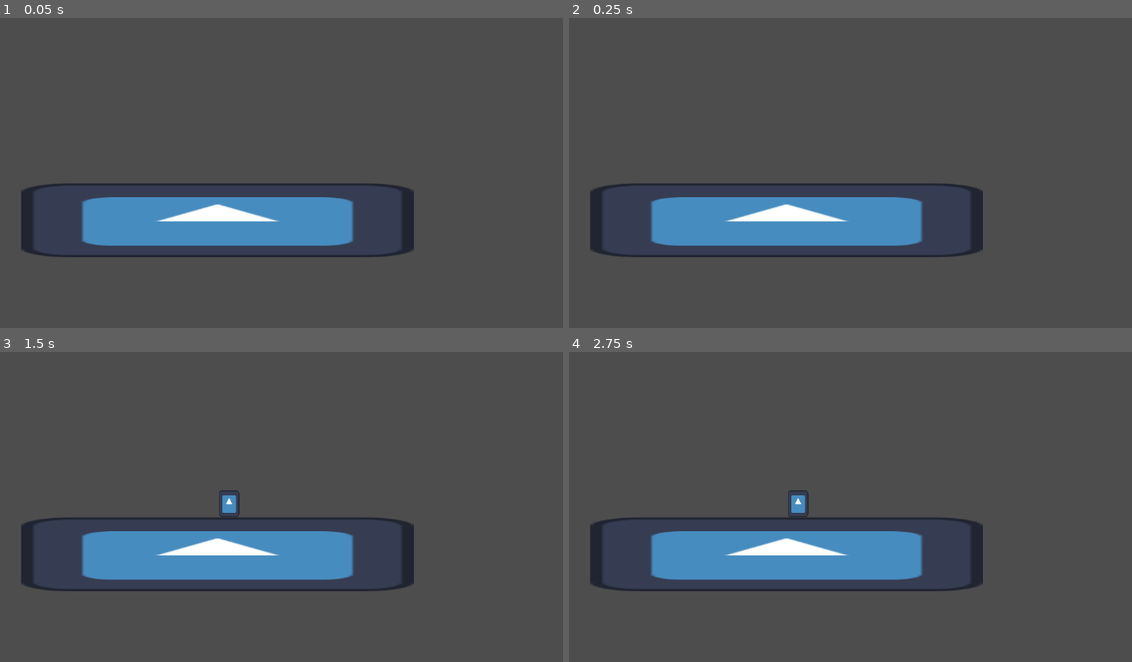
Above: before the commit, frames 1-4 (two rows, left to right).
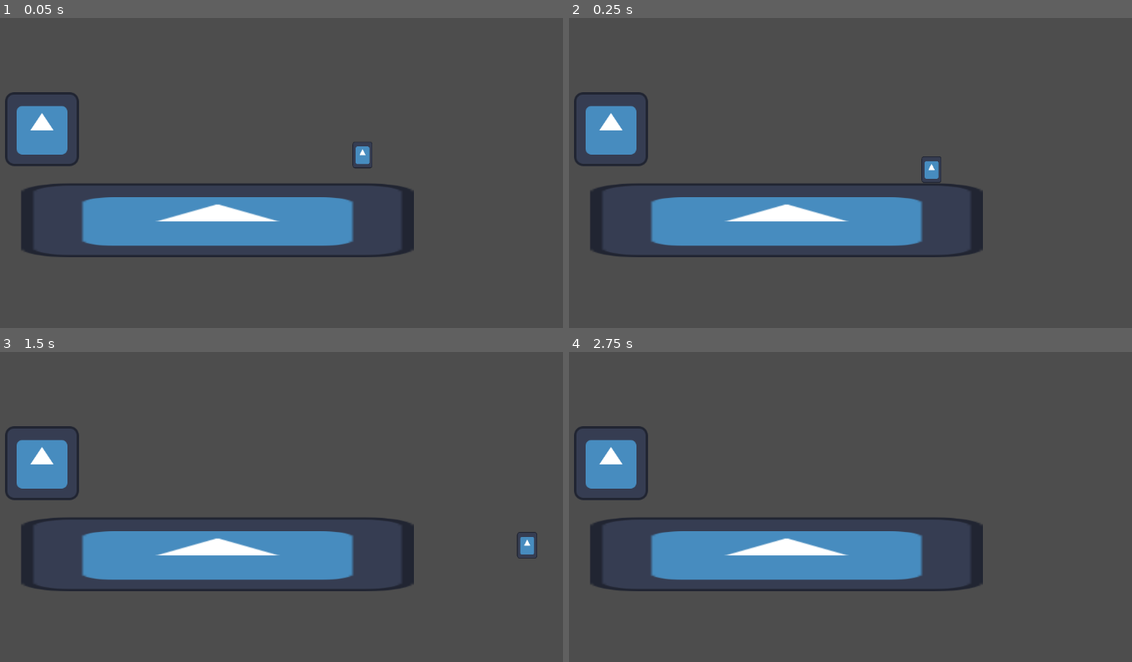
Above: after the commit, the same moments.

Repository: Pini02/Sound_check_demo
Game: Godot game, scene res://main_scene.tscn
Same seed, same stepped clock (60 frames per second), same inputs: the game is played once before the commit and once after it. The engine's default icon, where the game draws it, is replaced by a stand-in: a white triangle on a blue panel in a dark square.
Inputs:
- Up to frame 1 (0.05 s): no input
- Up to frame 2 (0.25 s): no input
- Up to frame 3 (1.5 s): tap Enter (ui_accept) at 0.5, 0.6, 0.77, 1.07, 1.35 s; hold Right (ui_right) from 0.53 s (still down)
- Up to frame 4 (2.75 s): tap Enter (ui_accept) at 1.52, 1.82, 2, 2.1 s; release Right (ui_right) at 2.03 s; hold Left (ui_left) from 2.03 s (still down)

The runs differ from the first frame. In frame 1, 2.0% of the frame differs, in the area x 0-67%, y 23-49%; in frame 2, 2.0%; in frame 3, 2.2%, in the area x 0-96%, y 23-67%; in frame 4, 2.0%.

Commit message:
scene oggetto e personaggio(muovibile) aggiornamento main scene

Diff:
--- /dev/null
+++ b/Character.gd
@@ -0,0 +1,30 @@
+extends CharacterBody2D
+
+
+const SPEED = 300.0
+const JUMP_VELOCITY = -400.0
+
+# Get the gravity from the project settings to be synced with RigidBody nodes.
+var gravity = ProjectSettings.get_setting("physics/2d/default_gravity")
+var inventory=[]
+
+func _physics_process(delta):
+	# Add the gravity.
+	if not is_on_floor():
+		velocity.y += gravity * delta
+
+	# Handle jump.
+	if Input.is_action_just_pressed("ui_accept") and is_on_floor():
+		velocity.y = JUMP_VELOCITY
+
+	# Get the input direction and handle the movement/deceleration.
+	# As good practice, you should replace UI actions with custom gameplay actions.
+	var direction = Input.get_axis("ui_left", "ui_right")
+	if direction:
+		velocity.x = direction * SPEED
+	else:
+		velocity.x = move_toward(velocity.x, 0, SPEED)
+
+	move_and_slide()
+func add_inventory(item):
+	inventory.append(item)
--- /dev/null
+++ b/Character.tscn
@@ -0,0 +1,20 @@
+[gd_scene load_steps=4 format=3 uid="uid://ca57xvfflocws"]
+
+[ext_resource type="Script" path="res://Character.gd" id="1_6u01h"]
+[ext_resource type="Texture2D" uid="uid://jvd2ndo5tj8k" path="res://icon.svg" id="1_vvdd3"]
+
+[sub_resource type="RectangleShape2D" id="RectangleShape2D_qgyiv"]
+size = Vector2(39, 47)
+
+[node name="RigidBody2D" type="CharacterBody2D"]
+position = Vector2(52, 3)
+script = ExtResource("1_6u01h")
+
+[node name="Sprite2D" type="Sprite2D" parent="."]
+position = Vector2(322, 233)
+scale = Vector2(0.273438, 0.359375)
+texture = ExtResource("1_vvdd3")
+
+[node name="CollisionShape2D" type="CollisionShape2D" parent="."]
+position = Vector2(321.5, 232.5)
+shape = SubResource("RectangleShape2D_qgyiv")
--- /dev/null
+++ b/key.gd
@@ -0,0 +1,11 @@
+extends Area2D
+
+
+# Called when the node enters the scene tree for the first time.
+func _ready():
+	pass # Replace with function body.
+
+
+# Called every frame. 'delta' is the elapsed time since the previous frame.
+func _process(delta):
+	pass
--- /dev/null
+++ b/key.tscn
@@ -0,0 +1,21 @@
+[gd_scene load_steps=4 format=3 uid="uid://0ajeh6wrfnlg"]
+
+[ext_resource type="Script" path="res://key.gd" id="1_ctmhm"]
+[ext_resource type="Texture2D" uid="uid://jvd2ndo5tj8k" path="res://icon.svg" id="1_qa28d"]
+
+[sub_resource type="CircleShape2D" id="CircleShape2D_07pow"]
+radius = 71.1126
+
+[node name="Key" type="Area2D"]
+position = Vector2(429, 205)
+script = ExtResource("1_ctmhm")
+
+[node name="Sprite2D" type="Sprite2D" parent="."]
+position = Vector2(-179, -1)
+texture = ExtResource("1_qa28d")
+
+[node name="CollisionShape2D" type="CollisionShape2D" parent="."]
+position = Vector2(-177, 5)
+shape = SubResource("CircleShape2D_07pow")
+
+[connection signal="area_entered" from="." to="." method="_on_area_entered"]
--- a/main_scene.gd
+++ b/main_scene.gd
@@ -9,10 +9,16 @@
 
 # Called every frame. 'delta' is the elapsed time since the previous frame.
 func _process(delta):
-	if $AudioStreamPlayer.is_playing() == true and $ZeroSound.overlaps_body($RigidBody2D)==true:
-		print("SAFE new commit")
+	if $AudioStreamPlayer.is_playing() == true and $ZeroSound.overlaps_body($Character)==true:
+		print("SAFE")
 		$AudioStreamPlayer.set_volume_db(-10.0)
-	elif $AudioStreamPlayer.is_playing() == true and $ZeroSound.overlaps_body($RigidBody2D)==false:
+	elif $AudioStreamPlayer.is_playing() == true and $ZeroSound.overlaps_body($Character)==false:
 		print("NOT SAFE")
 	else:
 		print("No sound")
+
+
+func _on_key_body_entered(body):
+	$Character.add_inventory("Key")
+	print("chiave")
+	$Key.queue_free()
--- a/main_scene.tscn
+++ b/main_scene.tscn
@@ -1,14 +1,13 @@
-[gd_scene load_steps=7 format=3 uid="uid://c03j4pnf8pc20"]
+[gd_scene load_steps=8 format=3 uid="uid://c03j4pnf8pc20"]
 
 [ext_resource type="Script" path="res://main_scene.gd" id="1_bff6e"]
-[ext_resource type="Texture2D" uid="uid://dw1m4dpbe47pj" path="res://icon.svg" id="1_w06u5"]
-[ext_resource type="AudioStream" uid="uid://bxlgrr50e12er" path="res://Inseguimento - 0006 - Instrument - Preso.wav" id="2_220sa"]
+[ext_resource type="Texture2D" uid="uid://jvd2ndo5tj8k" path="res://icon.svg" id="1_w06u5"]
+[ext_resource type="AudioStream" uid="uid://b26rt14ngccfa" path="res://Inseguimento - 0006 - Instrument - Preso.wav" id="2_220sa"]
+[ext_resource type="PackedScene" uid="uid://ca57xvfflocws" path="res://Character.tscn" id="4_uu7mh"]
+[ext_resource type="PackedScene" uid="uid://0ajeh6wrfnlg" path="res://key.tscn" id="5_n44qp"]
 
 [sub_resource type="RectangleShape2D" id="RectangleShape2D_sadrg"]
 size = Vector2(709.5, 130)
-
-[sub_resource type="RectangleShape2D" id="RectangleShape2D_qgyiv"]
-size = Vector2(39, 47)
 
 [sub_resource type="RectangleShape2D" id="RectangleShape2D_m10a3"]
 size = Vector2(435, 202)
@@ -31,17 +30,8 @@
 position = Vector2(428, 211)
 shape = SubResource("RectangleShape2D_sadrg")
 
-[node name="RigidBody2D" type="RigidBody2D" parent="."]
-position = Vector2(252, -453)
-
-[node name="Sprite2D" type="Sprite2D" parent="RigidBody2D"]
-position = Vector2(322, 233)
-scale = Vector2(0.273438, 0.359375)
-texture = ExtResource("1_w06u5")
-
-[node name="CollisionShape2D" type="CollisionShape2D" parent="RigidBody2D"]
-position = Vector2(321.5, 232.5)
-shape = SubResource("RectangleShape2D_qgyiv")
+[node name="Character" parent="." instance=ExtResource("4_uu7mh")]
+position = Vector2(483, 14)
 
 [node name="ZeroSound" type="Area2D" parent="."]
 position = Vector2(31, 7)
@@ -49,3 +39,7 @@
 [node name="CollisionShape2D" type="CollisionShape2D" parent="ZeroSound"]
 position = Vector2(666.5, 191)
 shape = SubResource("RectangleShape2D_m10a3")
+
+[node name="Key" parent="." groups=["Key"] instance=ExtResource("5_n44qp")]
+
+[connection signal="body_entered" from="Key" to="." method="_on_key_body_entered"]
